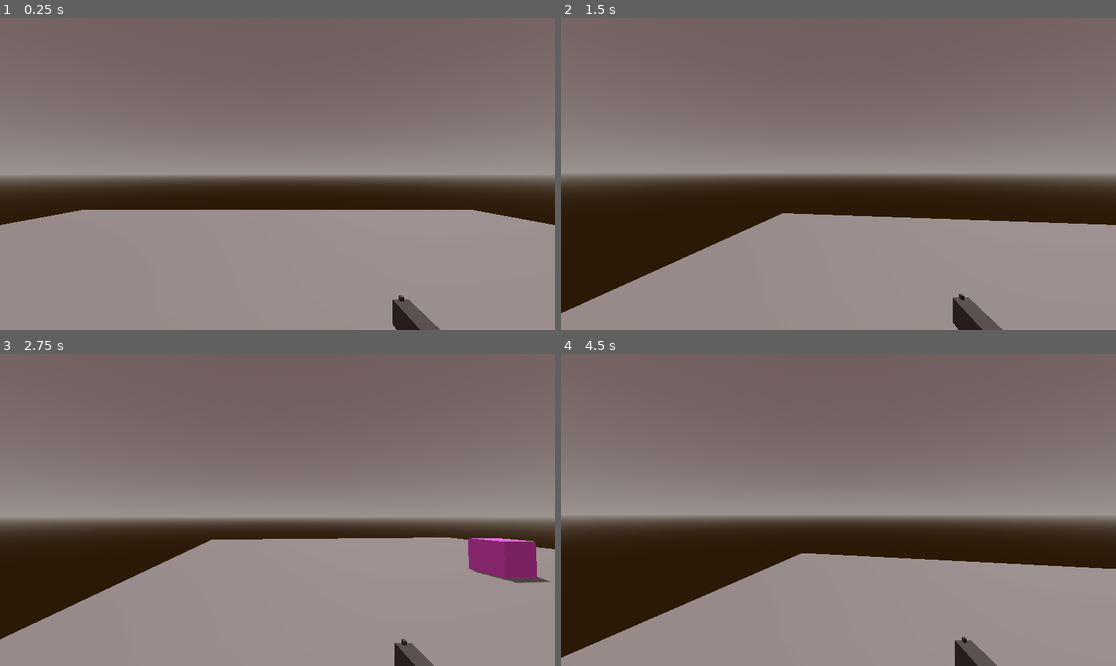
Above: before the commit, frames 1-4 (two rows, left to right).
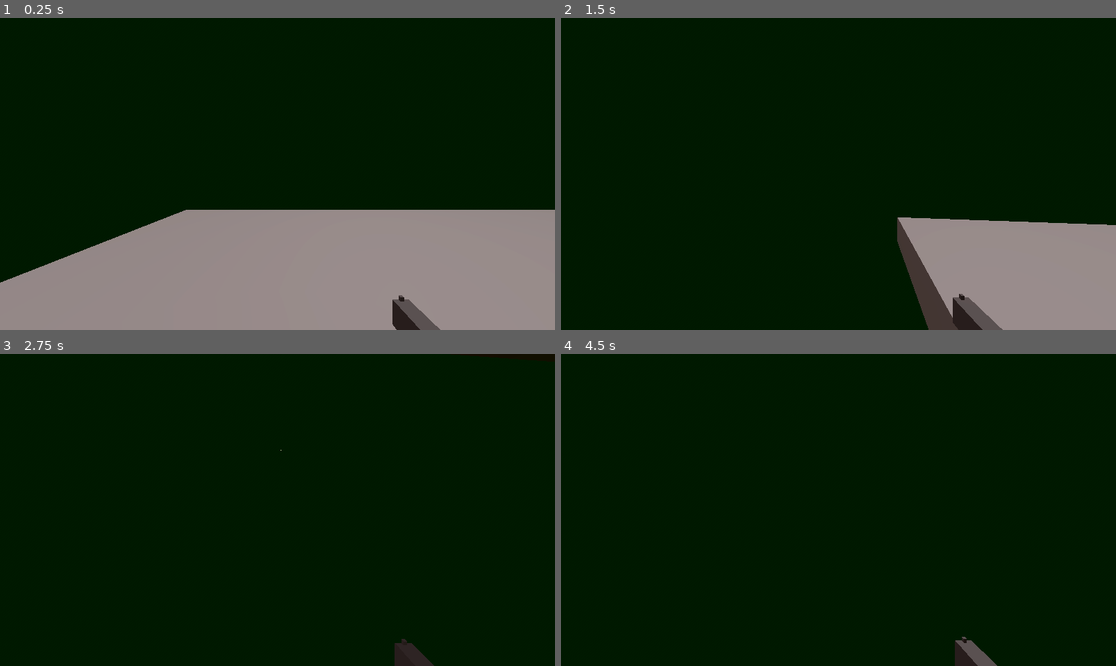
Above: after the commit, the same moments.

Repository: PixelizedGames/XZ-Rougue
Game: Godot game, scene res://level/tester.tscn
Same seed, same stepped clock (60 frames per second), same inputs: the game is played once before the commit and once after it.
Inputs (mouse positions are in pixels of both pictures, inside the frame that each line leads up to):
- Up to frame 1 (0.25 s): no input
- Up to frame 2 (1.5 s): move the mouse to (866, 174) at 0.52 s; hold A (a) 0.53-1.28 s; tap Space (jump) at 0.77 s; tap D (d) at 0.8, 1.35 s; move the mouse to (810, 174) at 1.27 s
- Up to frame 3 (2.75 s): tap Space (jump) at 1.52 s; tap S (s) at 1.55 s; move the mouse to (288, 503) at 2.02 s; hold S (s) from 2.03 s (still down); click (288, 503) at 2.3 s
- Up to frame 4 (4.5 s): move the mouse to (832, 516) at 2.77 s; release S (s) at 2.78 s; click (832, 516) at 2.85 s; tap Space (jump) at 3.02, 3.77 s; tap W (w) at 3.05 s; move the mouse to (877, 513) at 3.52 s; hold W (w) 3.53-4.28 s; tap A (a) at 3.8, 4.35 s; move the mouse to (794, 506) at 4.27 s

The runs differ from the first frame. In frame 1, 66% of the frame differs, in the area x 0-100%, y 0-85%; in frame 2, 88%; in frame 3, 100%, in the area x 0-100%, y 0-100%; in frame 4, 100%.

Commit message:
pistol delay

Diff:
--- /dev/null
+++ b/level/tester.gd
@@ -0,0 +1,31 @@
+extends Node3D
+@onready var timer = $Timer
+@onready var box = preload("res://objects/moveable_box.tscn")
+@onready var sphere = preload("res://objects/moveable_sphere.tscn")
+func _ready():
+	spawn_obj_b()
+	spawn_obj_s()
+	timer.start()
+
+func spawn_obj_b():
+	var spawnx = randf_range(1, 50)
+	var spawnz = randf_range(-8, 8)
+	var instance = box.instantiate()
+	var new_transform = Transform3D()
+	new_transform.origin = Vector3(spawnx, 1, spawnz)
+	instance.global_transform = new_transform
+	get_tree().current_scene.add_child(instance)
+
+func spawn_obj_s():
+	var spawnx = randf_range(1, 50)
+	var spawnz = randf_range(-8, 8)
+	var instance = sphere.instantiate()
+	var new_transform = Transform3D()
+	new_transform.origin = Vector3(spawnx, 1, spawnz)
+	instance.global_transform = new_transform
+	get_tree().current_scene.add_child(instance)
+
+func _on_timer_timeout():
+	timer.start()
+	spawn_obj_b()
+	spawn_obj_s()
--- a/level/tester.tscn
+++ b/level/tester.tscn
@@ -1,8 +1,8 @@
 [gd_scene load_steps=7 format=3 uid="uid://dt7kk78mdocxd"]
 
+[ext_resource type="Script" uid="uid://hsx2yw6ff17e" path="res://level/tester.gd" id="1_28obw"]
 [ext_resource type="PackedScene" uid="uid://cqljr0cnb8ux5" path="res://players/character_body_3d.tscn" id="1_du0rs"]
 [ext_resource type="PackedScene" uid="uid://baornnwev54qh" path="res://objects/box.tscn" id="2_1qem2"]
-[ext_resource type="PackedScene" uid="uid://cahfb2ebnegxy" path="res://objects/moveable_box.tscn" id="3_vfb3w"]
 
 [sub_resource type="ProceduralSkyMaterial" id="ProceduralSkyMaterial_1qem2"]
 sky_top_color = Color(0.345475, 0.292224, 0.293744, 1)
@@ -18,8 +18,13 @@
 sky = SubResource("Sky_vfb3w")
 tonemap_mode = 2
 glow_enabled = true
+fog_enabled = true
+fog_light_color = Color(0.0479696, 0.245478, 0.0818514, 1)
+fog_light_energy = 0.2
+fog_height = 1.0
 
 [node name="Tester" type="Node3D"]
+script = ExtResource("1_28obw")
 
 [node name="WorldEnvironment" type="WorldEnvironment" parent="."]
 environment = SubResource("Environment_l4f2d")
@@ -33,7 +38,12 @@
 transform = Transform3D(1, 0, 0, 0, 1, 0, 0, 0, 1, 0, 1.94588, 0)
 
 [node name="box" parent="." instance=ExtResource("2_1qem2")]
-transform = Transform3D(18.9533, 0, 0, 0, 1, 0, 0, 0, 19.6548, 0, 0, 0)
+transform = Transform3D(77.4581, 0, 0, 0, 1, 0, 0, 0, 19.6548, 34.2736, 0, 0)
 
-[node name="moveable box" parent="." instance=ExtResource("3_vfb3w")]
-transform = Transform3D(1, 0, 0, 0, 1, 0, 0, 0, 1, 1.45271, 1.54124, 0)
+[node name="box2" parent="." instance=ExtResource("2_1qem2")]
+transform = Transform3D(0.672159, 0, 0, 0, 12.416, 0, 0, 0, 19.6548, 72.4744, 5.67939, 0)
+
+[node name="Timer" type="Timer" parent="."]
+wait_time = 3.0
+
+[connection signal="timeout" from="Timer" to="." method="_on_timer_timeout"]
--- a/objects/moveable_box.tscn
+++ b/objects/moveable_box.tscn
@@ -1,8 +1,8 @@
 [gd_scene load_steps=5 format=3 uid="uid://cahfb2ebnegxy"]
 
 [sub_resource type="PhysicsMaterial" id="PhysicsMaterial_4e6a7"]
-friction = 20.0
-bounce = 0.1
+friction = 200.0
+bounce = 0.5
 
 [sub_resource type="StandardMaterial3D" id="StandardMaterial3D_4e6a7"]
 albedo_color = Color(1, 0.419608, 1, 1)
@@ -14,7 +14,7 @@
 
 [node name="moveable box" type="RigidBody3D"]
 collision_layer = 2
-mass = 50.0
+mass = 500.0
 physics_material_override = SubResource("PhysicsMaterial_4e6a7")
 
 [node name="MeshInstance3D" type="MeshInstance3D" parent="."]
--- /dev/null
+++ b/objects/moveable_sphere.tscn
@@ -0,0 +1,22 @@
+[gd_scene load_steps=5 format=3 uid="uid://d3pnugoahplnl"]
+
+[sub_resource type="PhysicsMaterial" id="PhysicsMaterial_uoe1f"]
+bounce = 0.5
+
+[sub_resource type="SphereShape3D" id="SphereShape3D_ndmr0"]
+
+[sub_resource type="StandardMaterial3D" id="StandardMaterial3D_uoe1f"]
+albedo_color = Color(1, 0, 1, 1)
+
+[sub_resource type="SphereMesh" id="SphereMesh_iuuvc"]
+material = SubResource("StandardMaterial3D_uoe1f")
+
+[node name="Moveable_Sphere" type="RigidBody3D"]
+collision_layer = 2
+physics_material_override = SubResource("PhysicsMaterial_uoe1f")
+
+[node name="CollisionShape3D" type="CollisionShape3D" parent="."]
+shape = SubResource("SphereShape3D_ndmr0")
+
+[node name="MeshInstance3D" type="MeshInstance3D" parent="."]
+mesh = SubResource("SphereMesh_iuuvc")
--- a/objects/p_bullet.tscn
+++ b/objects/p_bullet.tscn
@@ -1,6 +1,7 @@
-[gd_scene load_steps=5 format=3 uid="uid://bh8xqox45d4mh"]
+[gd_scene load_steps=6 format=3 uid="uid://bh8xqox45d4mh"]
 
-[ext_resource type="Script" uid="uid://duypox2o604n8" path="res://objects/p_bullet.gd" id="1_oosud"]
+[ext_resource type="Script" uid="uid://duypox2o604n8" path="res://scripts/p_bullet.gd" id="1_oosud"]
+[ext_resource type="AudioStream" uid="uid://bxvpdvp8igso3" path="res://audio/shoot-5-102360.mp3" id="2_pgmnd"]
 
 [sub_resource type="StandardMaterial3D" id="StandardMaterial3D_wfge4"]
 emission_enabled = true
@@ -12,8 +13,7 @@
 
 [sub_resource type="CylinderShape3D" id="CylinderShape3D_pgmnd"]
 
-[node name="PBullet" type="CharacterBody3D"]
-transform = Transform3D(1, 0, 0, 0, 3.18124, 0, 0, 0, 1, 0, 0, 0)
+[node name="Pbullet" type="CharacterBody3D"]
 script = ExtResource("1_oosud")
 
 [node name="MeshInstance3D" type="MeshInstance3D" parent="."]
@@ -22,5 +22,11 @@
 skeleton = NodePath("")
 
 [node name="CollisionShape3D" type="CollisionShape3D" parent="."]
-transform = Transform3D(-1, 8.74228e-08, 0, -8.74228e-08, -1, 0, 0, 0, 1, 0, 0, 0)
+transform = Transform3D(-1, 1.50996e-07, 0, -1.50996e-07, -1, 0, 0, 0, 1, 0, 0, 0)
 shape = SubResource("CylinderShape3D_pgmnd")
+
+[node name="Timer" type="Timer" parent="."]
+
+[node name="AudioStreamPlayer3D" type="AudioStreamPlayer3D" parent="."]
+stream = ExtResource("2_pgmnd")
+autoplay = true
--- a/players/character_body_3d.tscn
+++ b/players/character_body_3d.tscn
@@ -72,9 +72,14 @@
 light_color = Color(1, 0, 0, 1)
 light_energy = 16.0
 spot_range = 100.0
-spot_angle = 0.5
+spot_angle = 0.2
 
 [node name="MeshInstance3D8" type="MeshInstance3D" parent="pistol"]
 transform = Transform3D(0.281221, 5.65335e-08, 0, -2.76351e-08, 0.243663, 8.88773e-17, 6.66134e-16, 5.95321e-18, -0.15066, 0.0161633, -0.573147, 0.404657)
 mesh = SubResource("BoxMesh_72r58")
 skeleton = NodePath("../..")
+
+[node name="PSTimer" type="Timer" parent="."]
+wait_time = 0.3
+
+[connection signal="timeout" from="PSTimer" to="." method="_on_ps_timer_timeout"]
--- a/scripts/character_body_3d.gd
+++ b/scripts/character_body_3d.gd
@@ -1,12 +1,14 @@
 extends CharacterBody3D
-
+var vertical_look_angle = 0.0
 var SPEED = 9.0
+var PSReady = true
 const JUMP_VELOCITY = 5.0
 const MAX_LOOK_ANGLE = 90.0
 const MIN_LOOK_ANGLE = -90.0
 @onready var MOUSE_SENSITIVITY = 0.1
 @onready var bullet_scene = preload("res://objects/p_bullet.tscn")
-var vertical_look_angle = 0.0
+@onready var PSTimer = $PSTimer
+
 
 func _ready() -> void:
 	Input.set_mouse_mode(Input.MOUSE_MODE_CAPTURED)
@@ -59,6 +61,13 @@
 		get_tree().quit()
 
 func _spawn_bullet():
-	var instance = bullet_scene.instantiate()
-	instance.global_transform = $pistol/MeshInstance3D7.global_transform
-	get_parent().add_child(instance)
+	if PSReady == true:
+		PSReady = false
+		PSTimer.start()
+		var instance = bullet_scene.instantiate()
+		instance.global_transform = $pistol/MeshInstance3D7.global_transform
+		get_parent().add_child(instance)
+
+
+func _on_ps_timer_timeout():
+	PSReady = true
--- a/objects/p_bullet.gd
+++ b/scripts/p_bullet.gd
@@ -1,17 +1,14 @@
 extends CharacterBody3D
-class_name Bullet
 @onready var timer = $Timer
-var SPEED =30
+var SPEED = 10
 
 
 
 func _physics_process(delta: float) -> void:
-	velocity += get_gravity() * delta
 	position+=transform.basis * Vector3(0,-SPEED,0)
 	move_and_slide()
 
-
-func _on_bullet_hibox_body_entered(body: Node3D) -> void:
+func _ready():
 	timer.start()
 
 
Not shown, added: audio/shoot-5-102360.mp3.import
Not shown, added: level/tester.gd.uid
Renamed: objects/p_bullet.gd.uid -> scripts/p_bullet.gd.uid
Not shown, added: audio/shoot-5-102360.mp3
